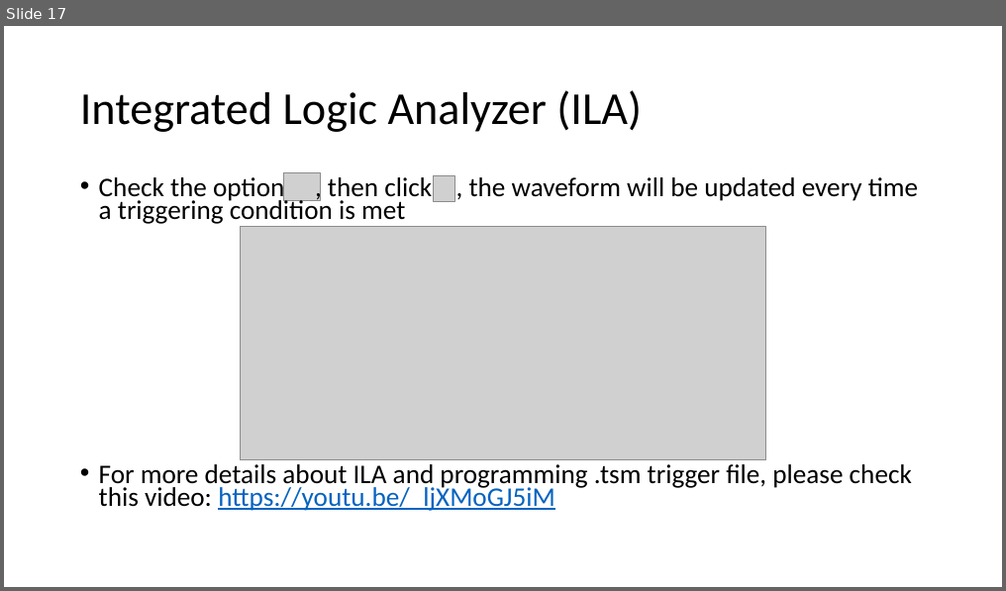
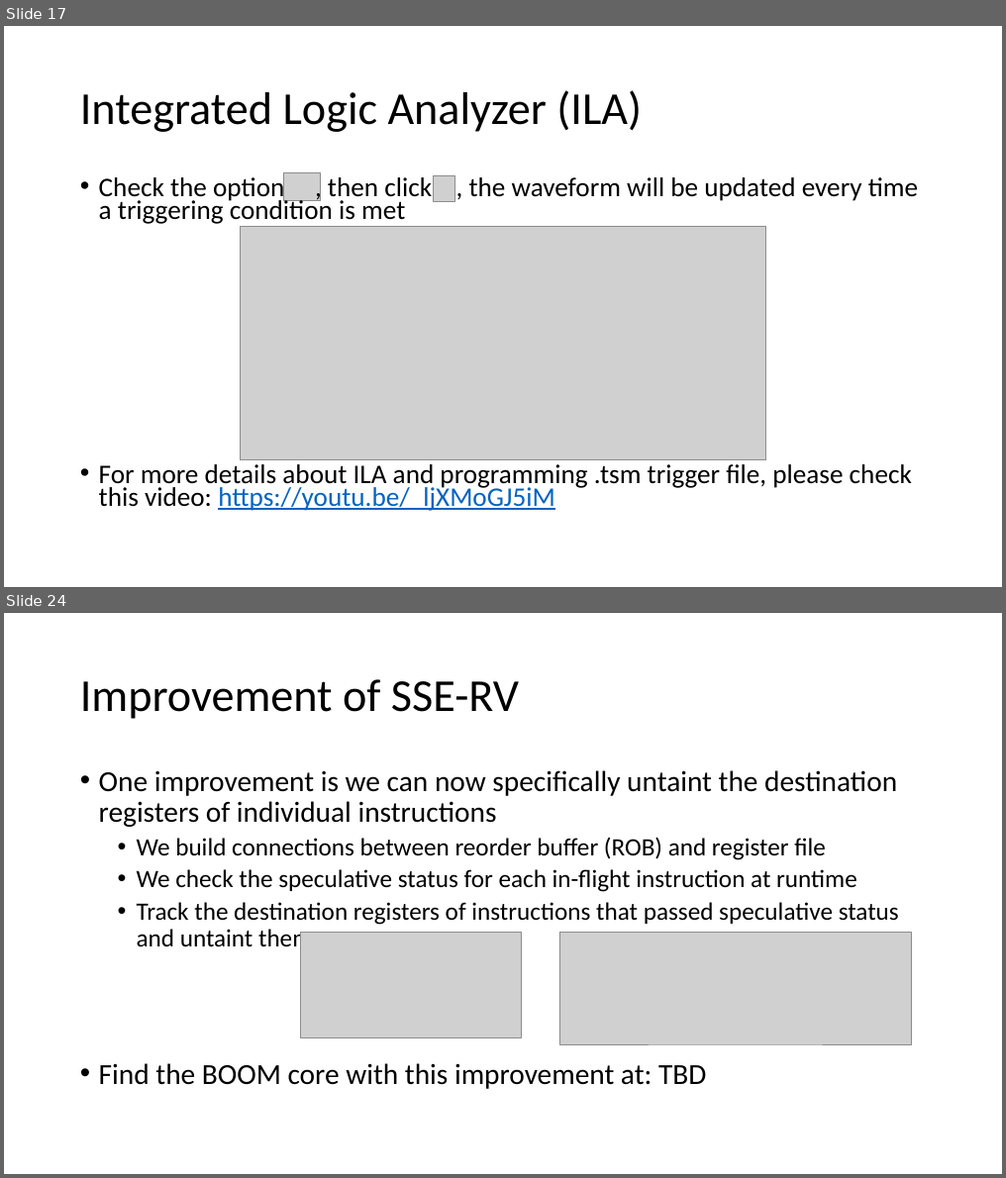
Before and after one commit to zzmzc333/RISCV-Documents, a slide deck: RISC-V Tutorial.pptx. Shown one above the other, each under a label of ours: slide 17 before the commit, slides 17 and 24 after it; the slides between them are not shown. The pictures are 1006x591 and 1006x1178 pixels, drawn with LibreOffice and Linux fonts; fonts in the diff are those of the drawing; grey boxes stand for pictures. Boxes give left, top, right and bottom in pixels: in the first picture for what was removed or moved away, otherwise in the second. Text is boxed around its words. In the diff, an @@ line names an element or a change of style, - is before the commit and + after.

```diff
--- a/RISC-V Tutorial.pptx
+++ b/RISC-V Tutorial.pptx
@@ slide 24 added at (4,613,1002,1174), background #FFFFFF @@
@@ title added at (80,679,519,719), 44 pt, text #000000 @@
+Improvement of SSE-RV
@@ text added at (99,770,899,1089), 24 pt, text #000000 @@
+• One improvement is we can now specifically untaint the destination registers of individual instructions
+  • We build connections between reorder buffer (ROB) and register file
+  • We check the speculative status for each in-flight instruction at runtime
+  • Track the destination registers of instructions that passed speculative status and untaint them
+• Find the BOOM core with this improvement at: TBD
@@ picture added at (300,933,521,1039) @@
@@ picture added at (559,933,912,1045) @@
```
Also in this commit, not shown: 1 slide changed, 8 other slides added.
